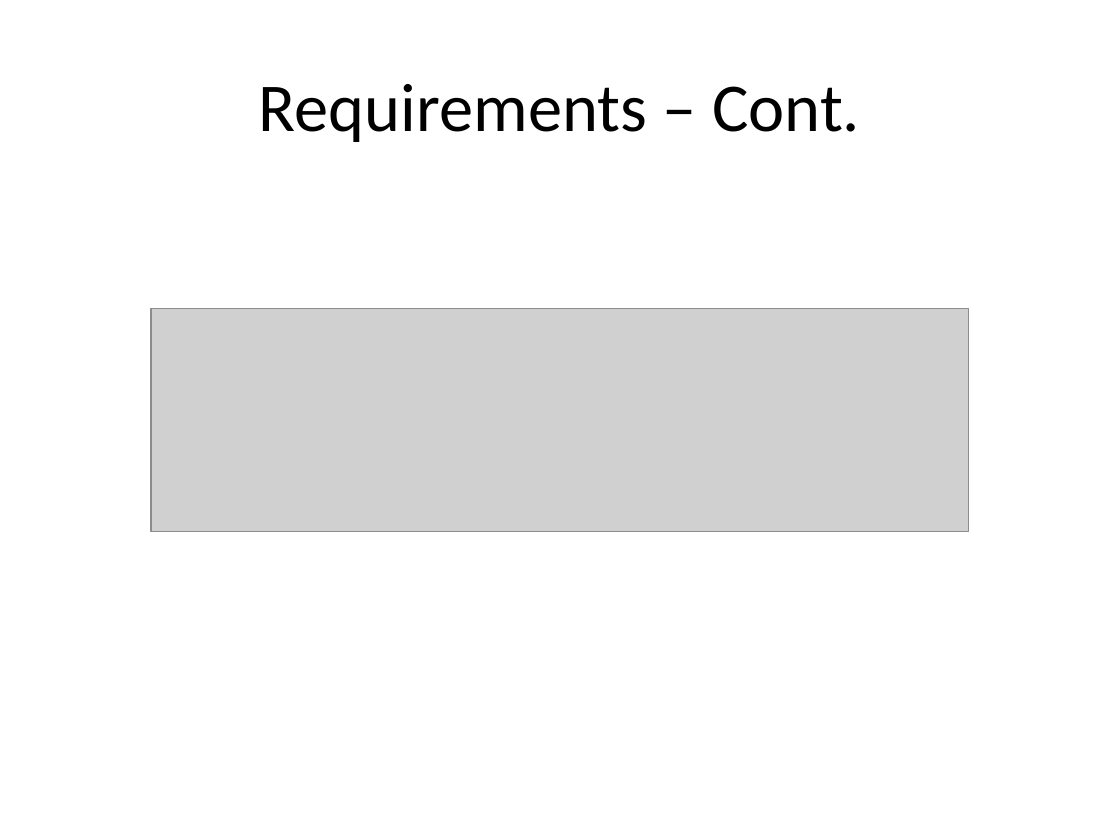
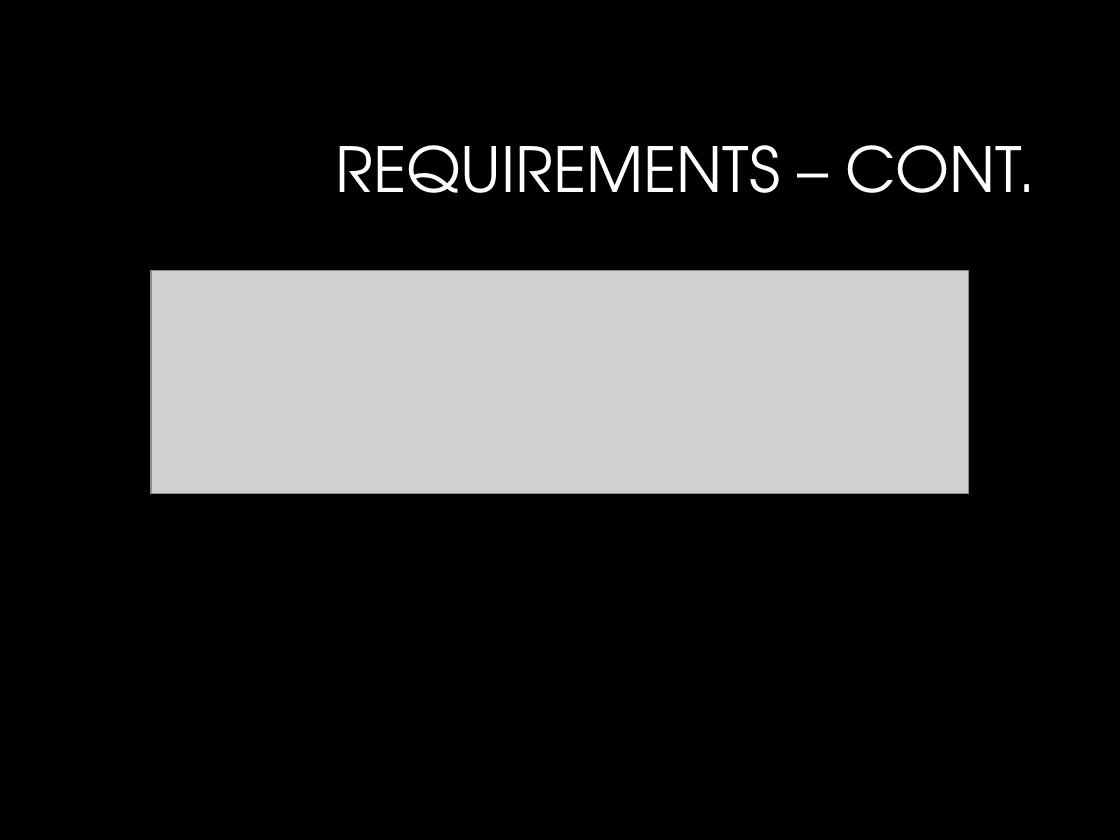
Before and after one commit to NateChristiansen/SeniorProject, a slide deck: slide 6 of Documents/Presentations/Presentation1.pptx. Drawn at 1120x840 pixels with LibreOffice and Linux fonts; fonts in the diff are those of the drawing; grey boxes stand for pictures; background and template pictures are left out. Boxes give left, top, right and bottom in pixels: in the first picture for what was removed or moved away, otherwise in the second. Text is boxed around its words. In the diff, an @@ line names an element or a change of style, - is before the commit and + after.

```diff
--- a/Documents/Presentations/Presentation1.pptx
+++ b/Documents/Presentations/Presentation1.pptx
@@ background #FFFFFF to #000000 @@
@@ title at (x1=335, y1=145, x2=1036, y2=193): text changed; size 44 to 40 pt; font Calibri to TeX Gyre Adventor; text colour #000000 to #FFFFFF @@
-Requirements – Cont.
+REQUIREMENTS – CONT.
@@ picture moved from (x1=151, y1=309, x2=969, y2=532) to (x1=151, y1=271, x2=969, y2=494) @@
```
Also in this commit, not shown: 12 other slides changed.
